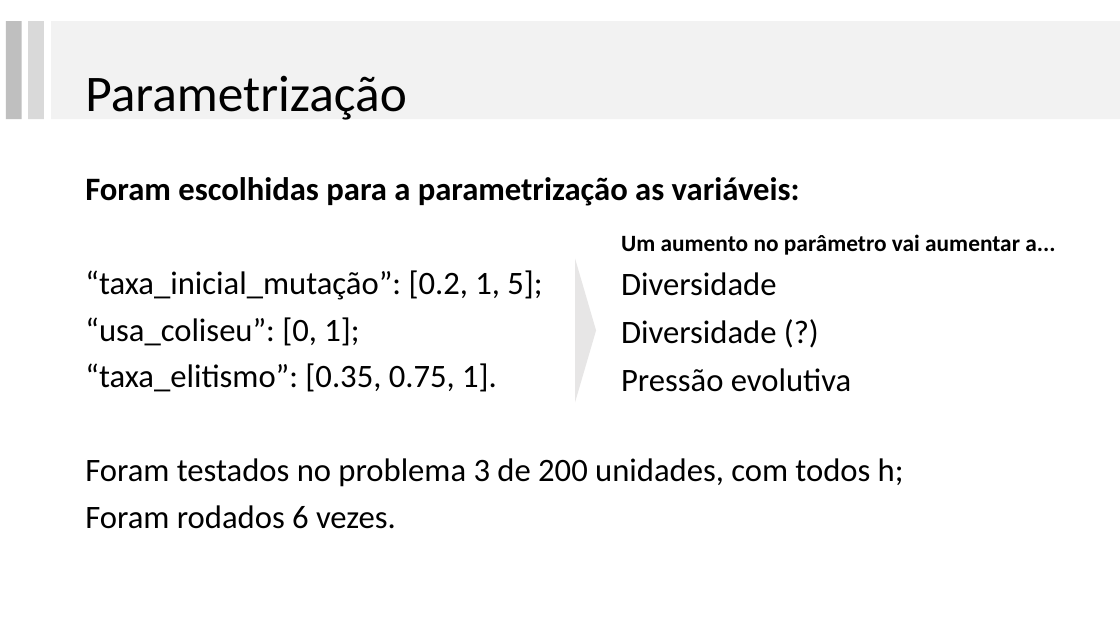
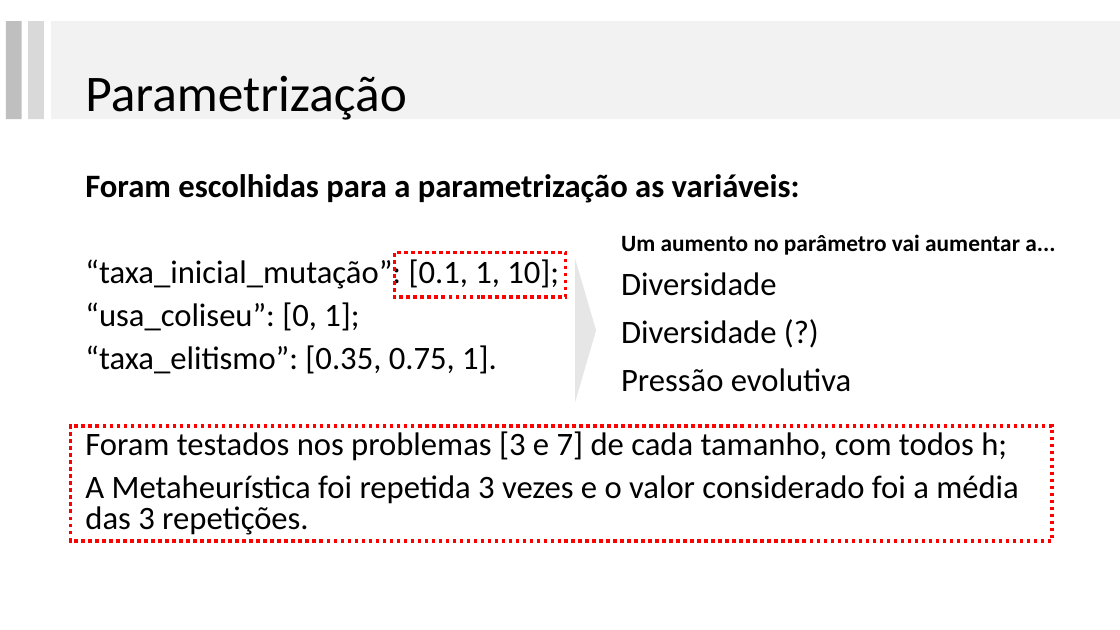
Before and after one commit to lpbiasoto/metaheuristicas, a slide deck: slide 17 of Apresentacao 3/ApresentacaoGA.pptx. Drawn at 1120x630 pixels with LibreOffice and Linux fonts; fonts in the diff are those of the drawing. Boxes give left, top, right and bottom in pixels: in the first picture for what was removed or moved away, otherwise in the second. Text is boxed around its words. In the diff, an @@ line names an element or a change of style, - is before the commit and + after.

Commit message:
Reteste da parametrização - marcado com " 21-09-13- 12 h 22 m"

```diff
--- a/Apresentacao 3/ApresentacaoGA.pptx
+++ b/Apresentacao 3/ApresentacaoGA.pptx
@@ text at (85,174,800,374): line spacing 0.9 to 0.8 @@
@@ text at (85,256,559,291): text changed @@
-“taxa_inicial_mutação”: [0.2, 1, 5];
+“taxa_inicial_mutação”: [0.1, 1, 10];
@@ rectangle added at (394,252,565,297), outline #FF0000 3 pt dashed @@
@@ rectangle added at (71,426,1053,541), outline #FF0000 3 pt dashed @@
@@ text at (85,431,1019,535): text changed @@
-Foram testados no problema 3 de 200 unidades, com todos h;
-Foram rodados 6 vezes.
+Foram testados nos problemas [3 e 7] de cada tamanho, com todos h;
+A Metaheurística foi repetida 3 vezes e o valor considerado foi a média das 3 repetições.
```
Also in this commit, not shown: 8 other slides changed, 1 slide added, 8 other files.
